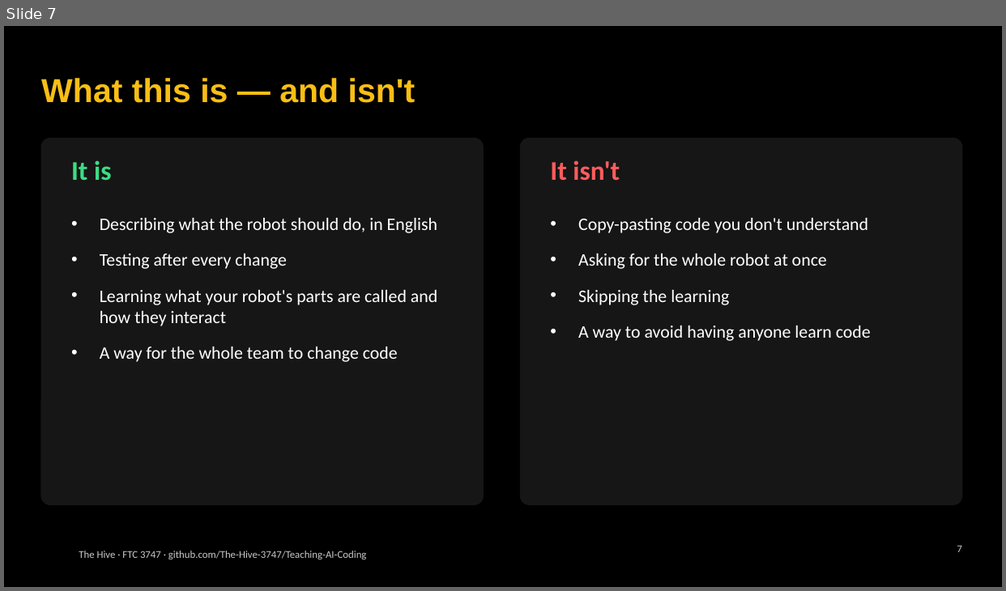
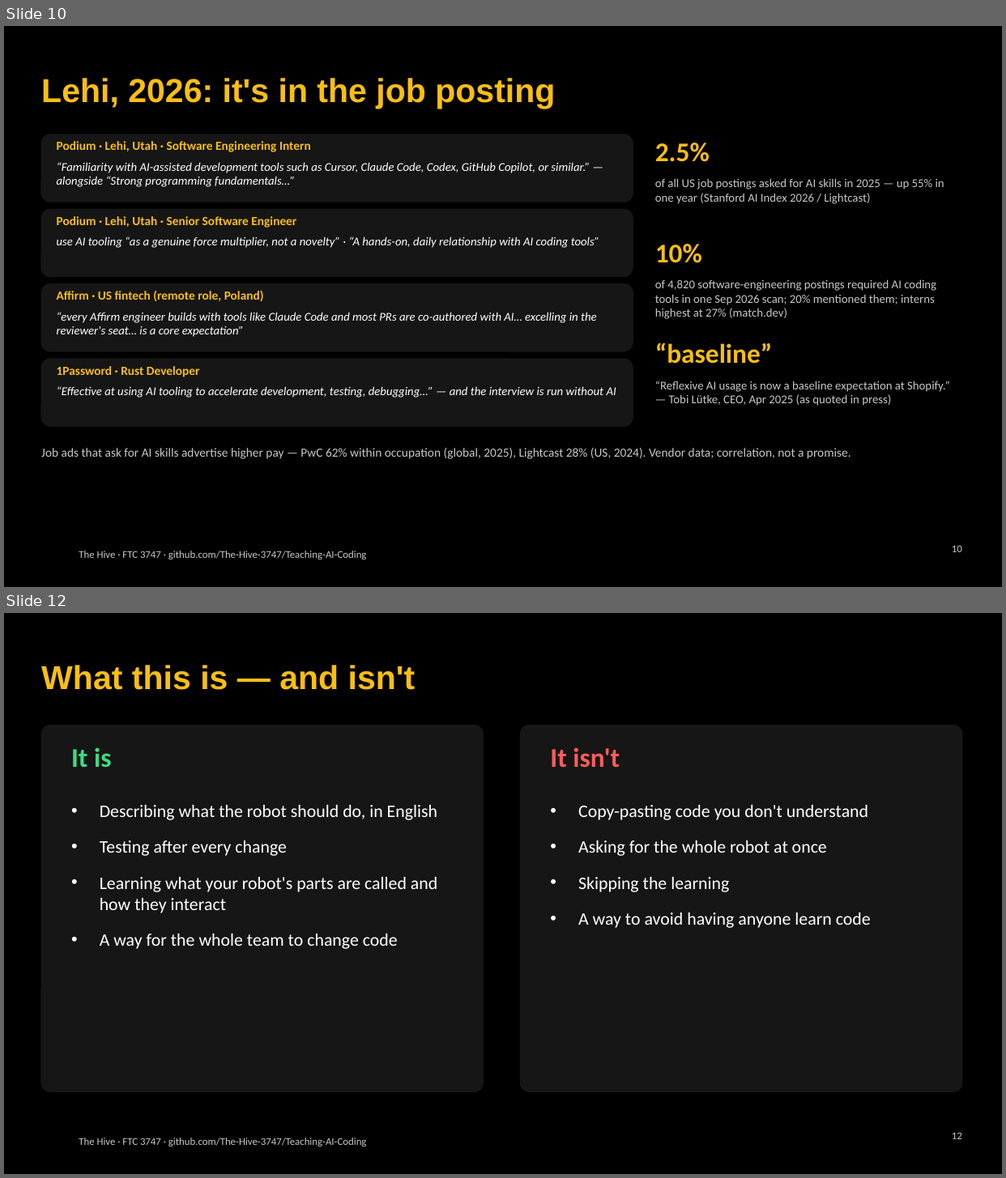
Before and after one commit to The-Hive-3747/Teaching-AI-Coding, a slide deck: slides/kickoff.pptx. Shown one above the other, each under a label of ours: slide 7 before the commit, slides 10 and 12 after it; the slides between them are not shown. The pictures are 1006x591 and 1006x1178 pixels, drawn with LibreOffice and Linux fonts; fonts in the diff are those of the drawing; background and template pictures are left out. Boxes give left, top, right and bottom in pixels: in the first picture for what was removed or moved away, otherwise in the second. Text is boxed around its words. In the diff, an @@ line names an element or a change of style, - is before the commit and + after.

```diff
--- a/slides/kickoff.pptx
+++ b/slides/kickoff.pptx
@@ slide 10 added at (4,26,1002,587), background #000000; not listed: 1 template element that a slide beside it also shows @@
@@ title added at (41,78,555,109), 32 pt, text #F9BE14, bold @@
+Lehi, 2026: it's in the job posting
@@ rounded rectangle added at (41,135,633,202), fill #161616, outline #161616 1 pt @@
@@ text added at (57,141,311,152), 12 pt, text #F9BE14, bold @@
+Podium · Lehi, Utah · Software Engineering Intern
@@ text added at (655,143,710,162), 26 pt, text #F9BE14, bold @@
+2.5%
@@ text added at (57,162,590,187), 11.5 pt, text #FFFFFF, italic @@
+“Familiarity with AI-assisted development tools such as Cursor, Claude Code, Codex, GitHub Copilot, or similar.” — alongside “Strong programming fundamentals…”
@@ text added at (655,178,944,204), 11.5 pt, text #C8C8C8 @@
+of all US job postings asked for AI skills in 2025 — up 55% in one year (Stanford AI Index 2026 / Lightcast)
@@ rounded rectangle added at (41,209,633,277), fill #161616, outline #161616 1 pt @@
@@ text added at (57,216,296,228), 12 pt, text #F9BE14, bold @@
+Podium · Lehi, Utah · Senior Software Engineer
@@ text added at (57,237,599,248), 11.5 pt, text #FFFFFF, italic @@
+use AI tooling “as a genuine force multiplier, not a novelty” · “A hands-on, daily relationship with AI coding tools”
@@ text added at (655,244,702,263), 26 pt, text #F9BE14, bold @@
+10%
@@ rounded rectangle added at (41,284,633,352), fill #161616, outline #161616 1 pt @@
@@ text added at (57,290,264,301), 12 pt, text #F9BE14, bold @@
+Affirm · US fintech (remote role, Poland)
@@ text added at (655,280,936,319), 11.5 pt, text #C8C8C8 @@
+of 4,820 software-engineering postings required AI coding tools in one Sep 2026 scan; 20% mentioned them; interns highest at 27% (match.dev)
@@ text added at (57,312,597,337), 11.5 pt, text #FFFFFF, italic @@
+“every Affirm engineer builds with tools like Claude Code and most PRs are co-authored with AI… excelling in the reviewer's seat… is a core expectation”
@@ rounded rectangle added at (41,359,633,426), fill #161616, outline #161616 1 pt @@
@@ text added at (655,343,772,364), 26 pt, text #F9BE14, bold @@
+“baseline”
@@ text added at (57,366,200,378), 12 pt, text #F9BE14, bold @@
+1Password · Rust Developer
@@ text added at (57,386,616,398), 11.5 pt, text #FFFFFF, italic @@
+“Effective at using AI tooling to accelerate development, testing, debugging…” — and the interview is run without AI
@@ text added at (655,381,950,406), 11.5 pt, text #C8C8C8 @@
+“Reflexive AI usage is now a baseline expectation at Shopify.” — Tobi Lütke, CEO, Apr 2025 (as quoted in press)
@@ text added at (41,448,851,459), 12 pt, text #C8C8C8 @@
+Job ads that ask for AI skills advertise higher pay — PwC 62% within occupation (global, 2025), Lightcast 28% (US, 2024). Vendor data; correlation, not a promise.
@@ page number added at (952,545,962,552), 10 pt, text #C8C8C8 @@
+10
@@ what was slide 7 is now slide 12 @@
@@ page number at (952,1132,962,1139): text changed @@
-7
+12
```
Also in this commit, not shown: 4 other slides added, 3 other files.
